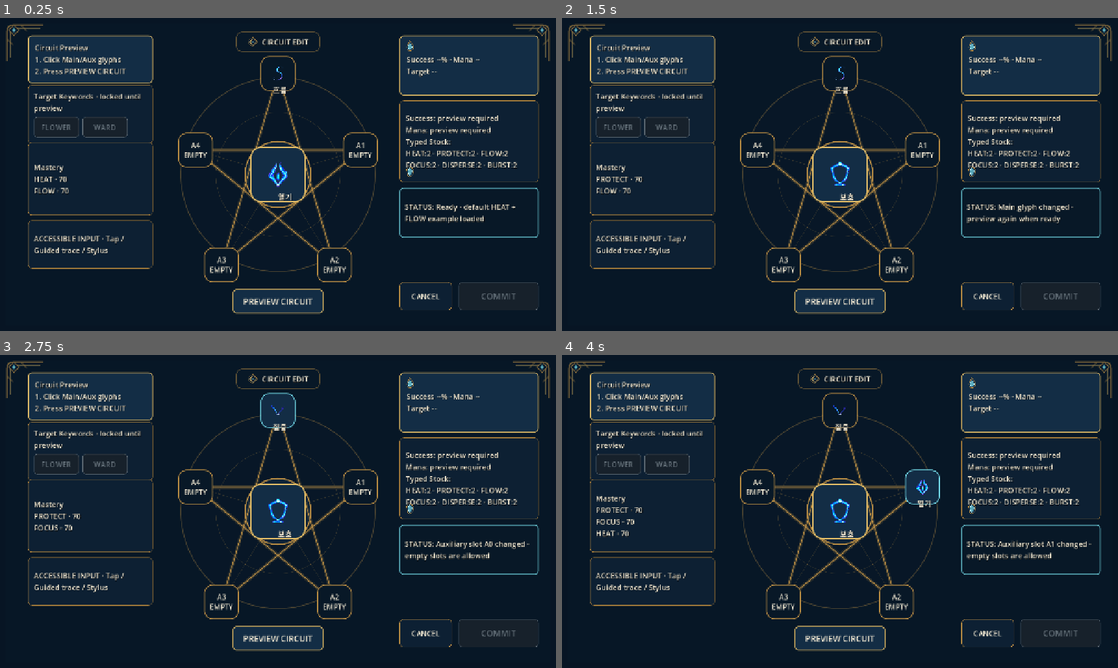
Above: before the commit, frames 1-4 (two rows, left to right).
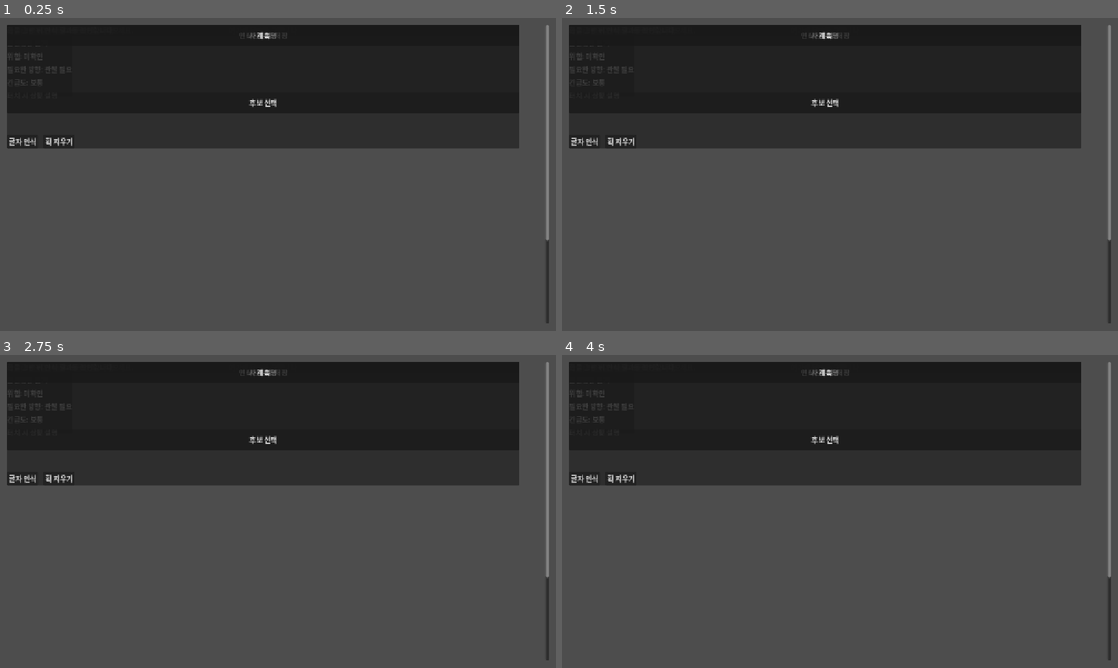
Above: after the commit, the same moments.

Repository: alsdmlals4-eng/GRIMOIRE-
Game: Godot game, scene res://src/ui/spell_workflow/spell_workflow_product_root.tscn
Same seed, same stepped clock (60 frames per second), same inputs: the game is played once before the commit and once after it. Before the commit the project starts from res://src/ui/star_circuit_harness.tscn.
Inputs (mouse positions are in pixels of both pictures, inside the frame that each line leads up to):
- Up to frame 1 (0.25 s): no input
- Up to frame 2 (1.5 s): click (840, 174) at 0.52 s; click (584, 140) at 1.25 s, where only the run after the commit has a clickable "글자 인식"
- Up to frame 3 (2.75 s): click (278, 411) at 2.02 s
- Up to frame 4 (4 s): click (623, 477) at 2.75 s, where only the run after the commit has a clickable "획 지우기"; click (923, 486) at 3.5 s, where only the run before the commit has a clickable "A1 EMPTY"

The runs differ from the first frame. In frame 1, 87% of the frame differs, in the area x 0-100%, y 0-100%; in frame 2, 87%; in frame 3, 87%; in frame 4, 87%.

Commit message:
feat(task9): make product root default scene

Diff:
--- a/project.godot
+++ b/project.godot
@@ -11,7 +11,7 @@
 [application]
 
 config/name="GRIMOIRE Star Circuit Runtime POC"
-run/main_scene="res://src/ui/star_circuit_harness.tscn"
+run/main_scene="uid://dj14w6clxafqv"
 config/features=PackedStringArray("4.7")
 
 [autoload]
--- a/skills/BASE_V9_ADAPTER.json
+++ b/skills/BASE_V9_ADAPTER.json
@@ -10,7 +10,7 @@
     "repository": "alsdmlals4-eng/Base"
   },
   "canonical_source": "skills/PROJECT_BASE_ADAPTER.json",
-  "canonical_source_sha256": "ae0c66b76b8fdd2ba00efc8e1ec194b54528ad5abd5974eba223a0c35feedaa8",
+  "canonical_source_sha256": "b22923dbc9b5634246933e6994d6eeb30c0889a8dacaa5987fefa3fa3c814fb0",
   "generated": true,
   "legacy_sheet": {
     "id": "19FftrZ4WzB-CXa9Q-y25iKMhmEs1Ip4Ea3ramf2xKqM",
@@ -30,8 +30,8 @@
     "execution_profile": "DEMO_FIRST_VERTICAL_SLICE_PARTIAL_FOUNDATION",
     "follow_up_platform": "PC",
     "godot_project_status": "CREATED",
-    "main_scene": "res://src/ui/star_circuit_harness.tscn",
-    "main_scene_role": "DEVELOPMENT_RUNTIME_POC_ENTRY",
+    "main_scene": "res://src/ui/spell_workflow/spell_workflow_product_root.tscn",
+    "main_scene_role": "DEVELOPMENT_PRODUCT_ROOT_ENTRY",
     "name": "GRIMOIRE: 세계를 다시 쓰는 법",
     "orientation": "LANDSCAPE_FIXED",
     "platform_decision": "GM-PLATFORM-02",
--- a/skills/PROJECT_BASE_ADAPTER.json
+++ b/skills/PROJECT_BASE_ADAPTER.json
@@ -160,8 +160,8 @@
     "execution_profile": "DEMO_FIRST_VERTICAL_SLICE_PARTIAL_FOUNDATION",
     "follow_up_platform": "PC",
     "godot_project_status": "CREATED",
-    "main_scene": "res://src/ui/star_circuit_harness.tscn",
-    "main_scene_role": "DEVELOPMENT_RUNTIME_POC_ENTRY",
+    "main_scene": "res://src/ui/spell_workflow/spell_workflow_product_root.tscn",
+    "main_scene_role": "DEVELOPMENT_PRODUCT_ROOT_ENTRY",
     "name": "GRIMOIRE: 세계를 다시 쓰는 법",
     "orientation": "LANDSCAPE_FIXED",
     "platform_decision": "GM-PLATFORM-02",
@@ -175,7 +175,7 @@
   "project_registry": {
     "hash_definition": "RAW_FILE_BYTES_SHA256",
     "path": "skills/SKILL_REGISTRY.json",
-    "sha256": "4533f735876e70bada2e8c60bab3d52a1068230689fee1335c0d746e4acb9b6a"
+    "sha256": "e705e7bb71e8836f057c662ddfdb87dd89fe92cf95fc143337781304aa90f3c1"
   },
   "protected_baseline": {
     "authority_ref": "refs/remotes/origin/main",
--- a/skills/PROJECT_BASE_SKILL_ADAPTER.json
+++ b/skills/PROJECT_BASE_SKILL_ADAPTER.json
@@ -17,7 +17,7 @@
     "version": "9.4.3"
   },
   "canonical_source": "skills/PROJECT_BASE_ADAPTER.json",
-  "canonical_source_sha256": "ae0c66b76b8fdd2ba00efc8e1ec194b54528ad5abd5974eba223a0c35feedaa8",
+  "canonical_source_sha256": "b22923dbc9b5634246933e6994d6eeb30c0889a8dacaa5987fefa3fa3c814fb0",
   "current_truth_sources": [
     "docs/ACTIVE_CONTEXT.md",
     "AGENTS.md",
@@ -43,8 +43,8 @@
   "engine": {
     "autoloads": "TRACKED_PROJECT_GODOT",
     "input_map": "TRACKED_PROJECT_GODOT",
-    "main_scene": "res://src/ui/star_circuit_harness.tscn",
-    "main_scene_role": "DEVELOPMENT_RUNTIME_POC_ENTRY",
+    "main_scene": "res://src/ui/spell_workflow/spell_workflow_product_root.tscn",
+    "main_scene_role": "DEVELOPMENT_PRODUCT_ROOT_ENTRY",
     "name": "Godot",
     "project_file": "project.godot",
     "renderer": "GL_COMPATIBILITY",
@@ -84,8 +84,8 @@
     "execution_profile": "DEMO_FIRST_VERTICAL_SLICE_PARTIAL_FOUNDATION",
     "follow_up_platform": "PC",
     "godot_project_status": "CREATED",
-    "main_scene": "res://src/ui/star_circuit_harness.tscn",
-    "main_scene_role": "DEVELOPMENT_RUNTIME_POC_ENTRY",
+    "main_scene": "res://src/ui/spell_workflow/spell_workflow_product_root.tscn",
+    "main_scene_role": "DEVELOPMENT_PRODUCT_ROOT_ENTRY",
     "name": "GRIMOIRE: 세계를 다시 쓰는 법",
     "orientation": "LANDSCAPE_FIXED",
     "platform_decision": "GM-PLATFORM-02",
--- a/skills/PROJECT_SKILL_SNAPSHOT.json
+++ b/skills/PROJECT_SKILL_SNAPSHOT.json
@@ -97,7 +97,7 @@
     }
   ],
   "canonical_source": "skills/PROJECT_BASE_ADAPTER.json",
-  "canonical_source_sha256": "ae0c66b76b8fdd2ba00efc8e1ec194b54528ad5abd5974eba223a0c35feedaa8",
+  "canonical_source_sha256": "b22923dbc9b5634246933e6994d6eeb30c0889a8dacaa5987fefa3fa3c814fb0",
   "effective_routes": {
     "analyzing-and-refining-game-concepts": {
       "route_id": "analyzing-and-refining-game-concepts",
@@ -238,7 +238,7 @@
   "project_registry": {
     "hash_definition": "RAW_FILE_BYTES_SHA256",
     "path": "skills/SKILL_REGISTRY.json",
-    "sha256": "4533f735876e70bada2e8c60bab3d52a1068230689fee1335c0d746e4acb9b6a"
+    "sha256": "e705e7bb71e8836f057c662ddfdb87dd89fe92cf95fc143337781304aa90f3c1"
   },
   "project_routes": [
     {
--- a/skills/SKILL_REGISTRY.json
+++ b/skills/SKILL_REGISTRY.json
@@ -154,8 +154,8 @@
     "follow_up_platform": "PC",
     "godot_project_status": "CREATED",
     "implementation_status": "PARTIAL_FOUNDATION",
-    "main_scene": "res://src/ui/star_circuit_harness.tscn",
-    "main_scene_role": "DEVELOPMENT_RUNTIME_POC_ENTRY",
+    "main_scene": "res://src/ui/spell_workflow/spell_workflow_product_root.tscn",
+    "main_scene_role": "DEVELOPMENT_PRODUCT_ROOT_ENTRY",
     "name": "GRIMOIRE: 세계를 다시 쓰는 법",
     "next_product_gate": "TASK8_PR_PREP_REVERIFY_PENDING",
     "parallel_design_gate": "COMPONENT_SHEET_PR151_DO_NOT_TOUCH",
--- a/tests/integration/test_spell_workflow_product_root.gd
+++ b/tests/integration/test_spell_workflow_product_root.gd
@@ -15,6 +15,10 @@
     if Root == null or not Root.can_instantiate():
         return
     case.assert_true(FileAccess.file_exists(ROOT_SCENE_PATH), "Product Root scene must exist")
+    var configured_main_scene = load(str(ProjectSettings.get_setting("application/run/main_scene", "")))
+    case.assert_true(configured_main_scene != null, "Project main scene must load")
+    if configured_main_scene != null:
+        case.assert_equal(ROOT_SCENE_PATH, configured_main_scene.resource_path, "Product Root is the project main scene")
     var packed_scene = load(ROOT_SCENE_PATH)
     case.assert_true(packed_scene != null and packed_scene.can_instantiate(), "Product Root scene must instantiate")
     if packed_scene != null and packed_scene.can_instantiate():
Not shown, changed: AGENTS.md
Not shown, changed: START_HERE.md
Not shown, changed: docs/ACTIVE_CONTEXT.md
Not shown, changed: docs/DEVELOPMENT_GATES.md
Not shown, changed: docs/planning/TASK9_SPELL_WORKFLOW_PRODUCT_ROOT_2026-08-27.md
Not shown, changed: docs/superpowers/plans/2026-08-27-task9-spell-workflow-product-root.md
Not shown, changed: tests/test_current_authority_reality_contract.py
